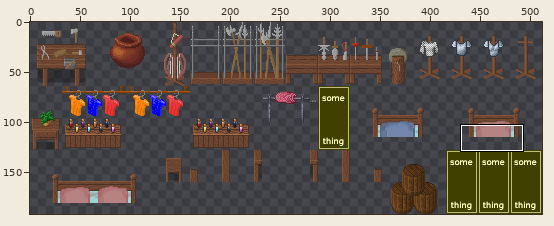
Sprite sheet -- graphics/tiles/woodland_indoor_x2.png. The picture above shows the old version from afar; the outline marks the close-up.
Close-up. The starting point:
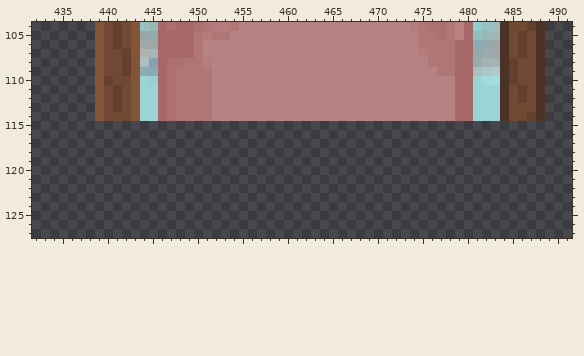
The file is 512x192 pixels. Pixels under 10% opacity are left out. Colours within 5 levels of each other are drawn and written as one. Shown: x 432..491, y 104..127. The commit also changed other parts of the picture, which this record leaves out.
Now the later version:
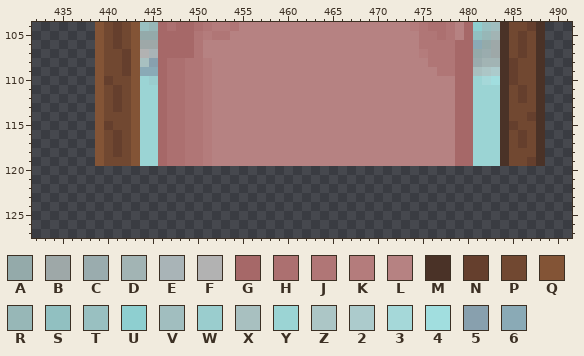
Palette (. is transparent): A #94aaaa  B #9ea8a8  C #9aacae  D #a2b4b4  E #a9b4b7  F #b2b2b2  G #a66868  H #ac7070  J #b07676  K #b47c7c  L #b68282  M #4a3227  N #653f2d  P #714831  Q #835436  R #97b7b7  S #91c0c1  T #99c0c1  U #8ecfd0  V #a1bebf  W #9acdce  X #a8c0c0  Y #9bd4d4  Z #acc6c6  2 #accbcc  3 #a5d8d9  4 #a1dedf  5 #88a0ae  6 #8aaab6
The edit:
y 109..114: x 448 J -> H; x 451 J -> K
y 115: x 439..488 .................................................. -> QNPPQYYGHHJJKLLLLLLLLLLLLLLLLLLLLLLLLLLLGGYYYMNPPM
y 116..117: x 439..488 .................................................. -> QPNPQYYGHHJJKLLLLLLLLLLLLLLLLLLLLLLLLLLLGGYYYMPNPM
y 118: x 439..488 .................................................. -> QPNPQYYGHHJJKLLLLLLLLLLLLLLLLLLLLLLLLLLLGGYYYMPPPM
y 119: x 439..488 .................................................. -> QPPPQYYGHHJJKLLLLLLLLLLLLLLLLLLLLLLLLLLLGGYYYMPPNM
